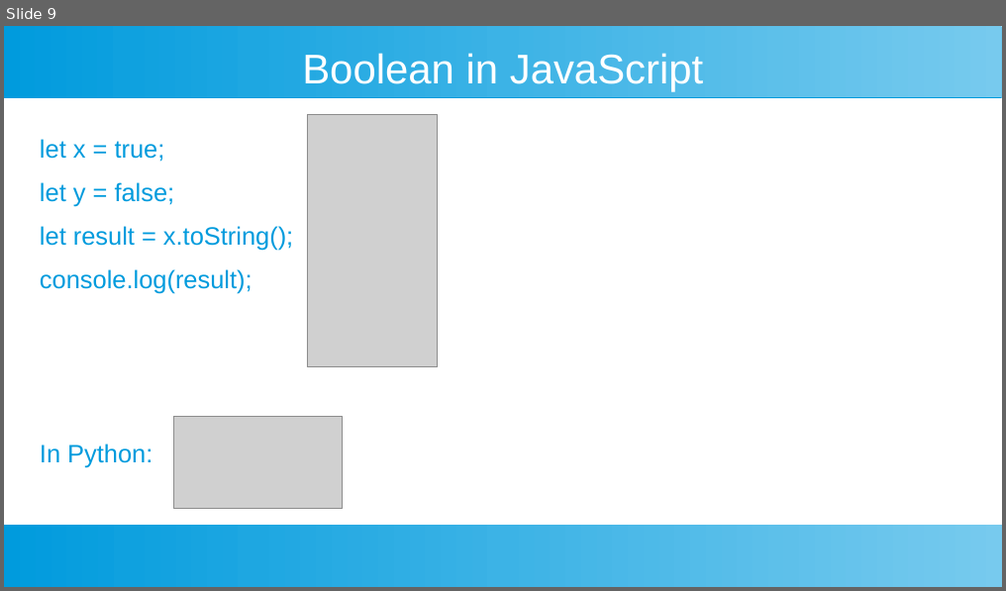
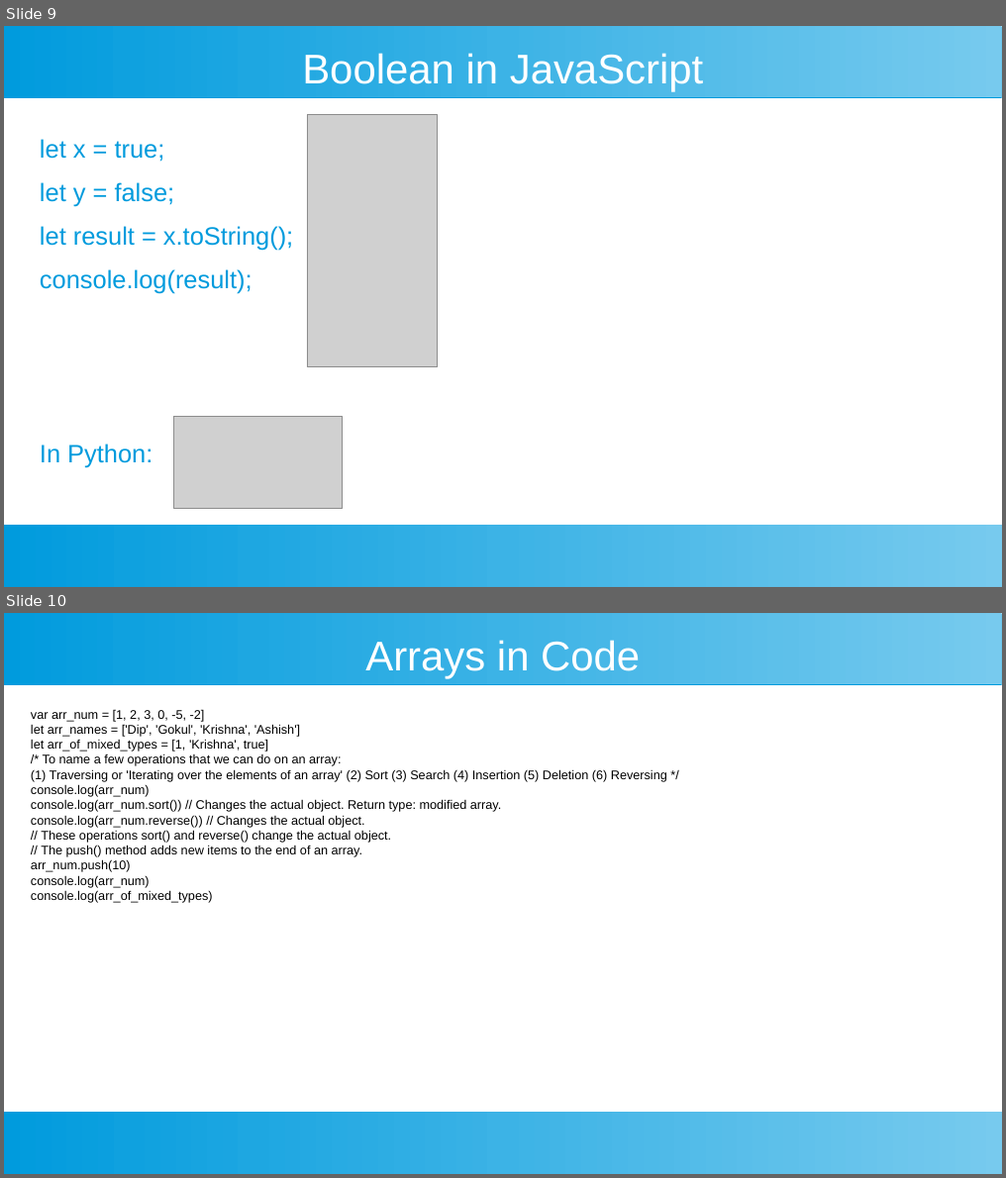
Before and after one commit to ashishjain1547/public_lessons_in_javascript, a slide deck: 2_Data Types in JavaScript/presentation.odp. Shown one above the other, each under a label of ours: slide 9 before the commit, slides 9 and 10 after it. The pictures are 1006x591 and 1006x1178 pixels, drawn with LibreOffice and Linux fonts; fonts in the diff are those of the drawing; grey boxes stand for pictures. Boxes give left, top, right and bottom in pixels: in the first picture for what was removed or moved away, otherwise in the second. Text is boxed around its words. In the diff, an @@ line names an element or a change of style, - is before the commit and + after.

```diff
--- a/2_Data Types in JavaScript/presentation.odp
+++ b/2_Data Types in JavaScript/presentation.odp
@@ slide 10 added at bbox=[4, 613, 1002, 1174], background #FFFFFF; not listed: 2 template elements that a slide beside it also shows @@
@@ title added at bbox=[365, 640, 640, 679], 33 pt, text #FFFFFF @@
+Arrays in Code
@@ text added at bbox=[31, 709, 667, 903], 10 pt, text #000000 @@
+var arr_num = [1, 2, 3, 0, -5, -2]
+let arr_names = ['Dip', 'Gokul', 'Krishna', 'Ashish']
+let arr_of_mixed_types = [1, 'Krishna', true]
+/* To name a few operations that we can do on an array:
+(1) Traversing or 'Iterating over the elements of an array' (2) Sort (3) Search (4) Insertion (5) Deletion (6) Reversing */
+console.log(arr_num)
+console.log(arr_num.sort()) // Changes the actual object. Return type: modified array.
+console.log(arr_num.reverse()) // Changes the actual object.
+// These operations sort() and reverse() change the actual object.
+// The push() method adds new items to the end of an array.
+arr_num.push(10)
+console.log(arr_num)
+console.log(arr_of_mixed_types)
```
Also in this commit, not shown: 1 other slide added, 1 slide removed.
